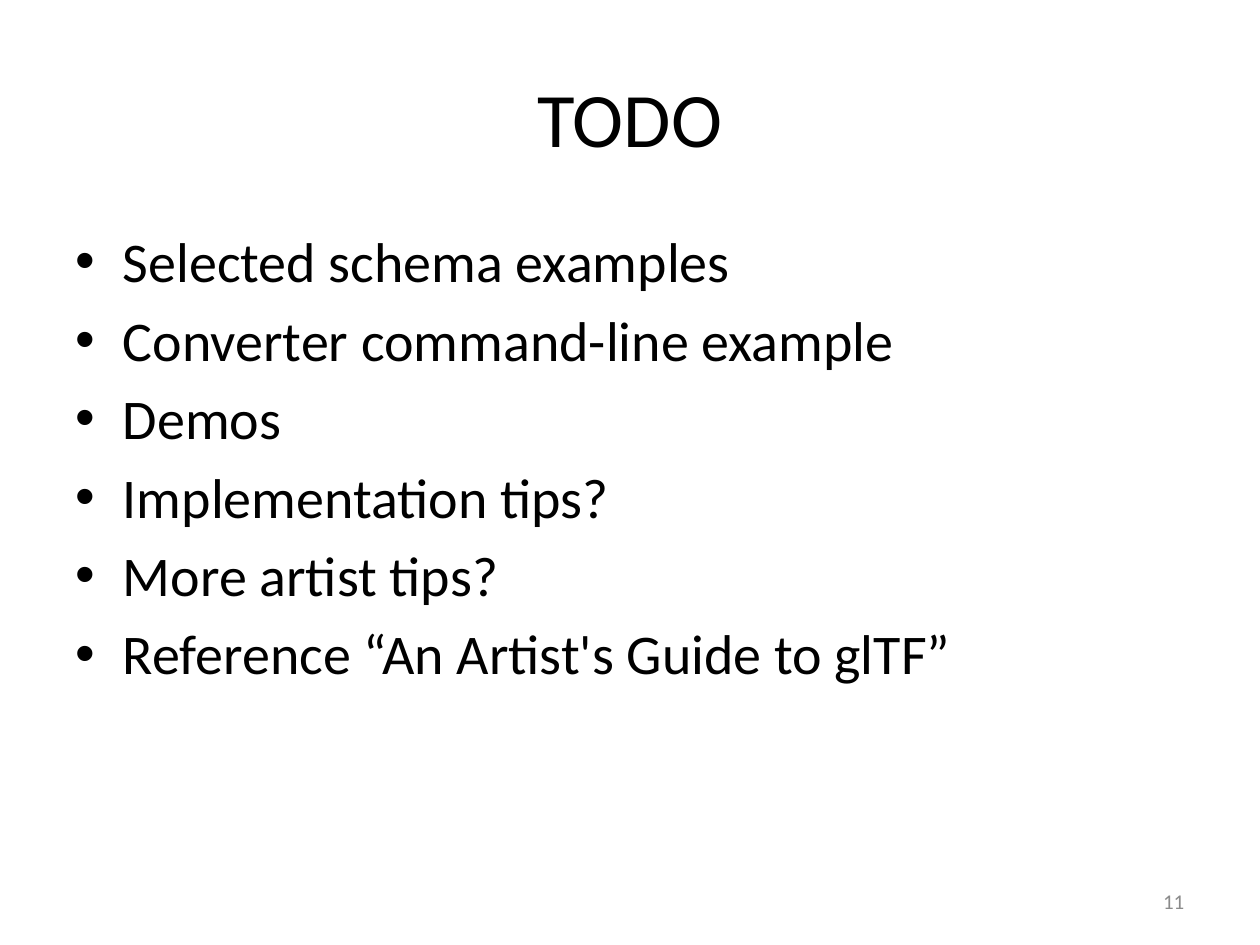
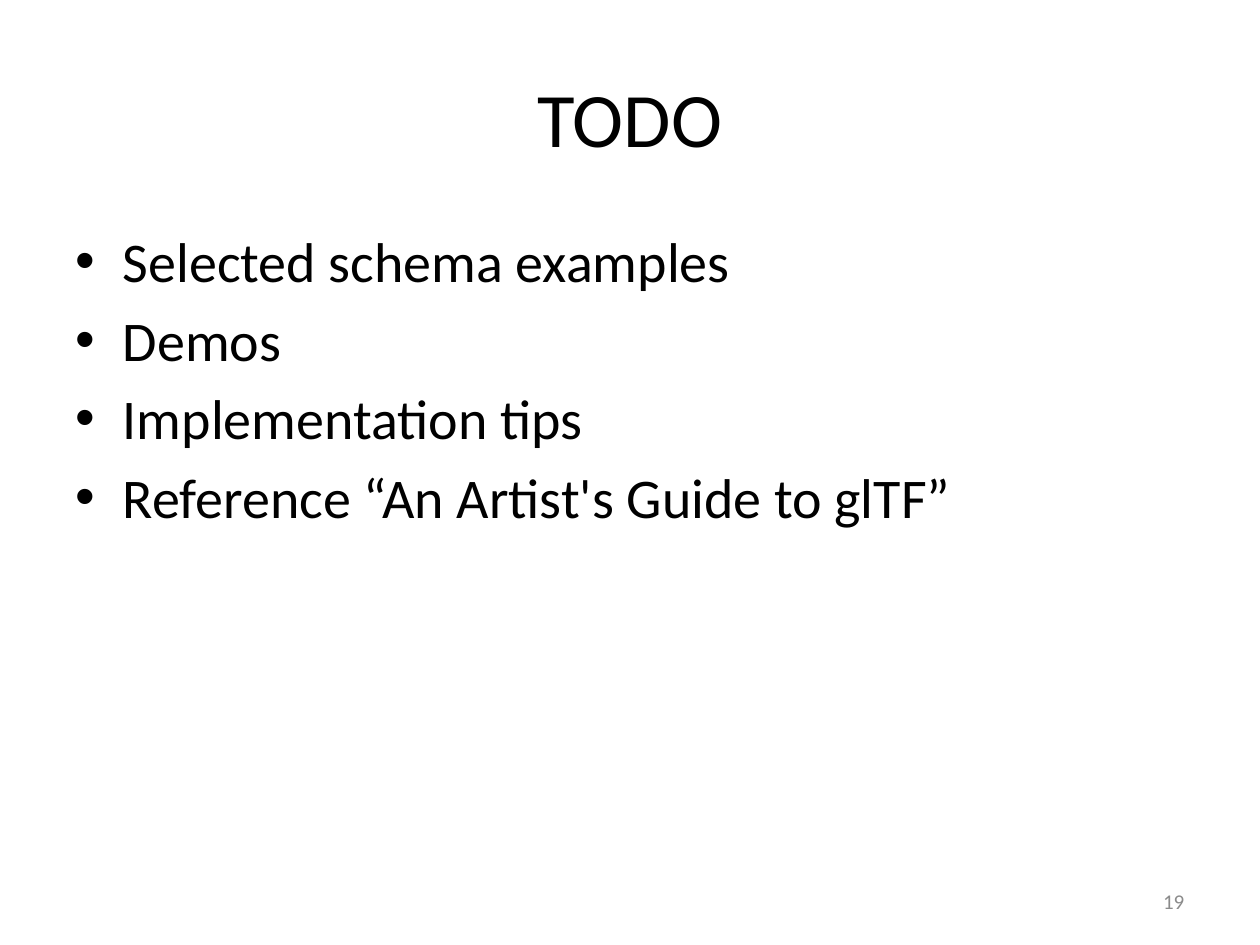
Before and after one commit to pjcozzi/Articles, a slide deck: slide 19 of WebGLContentPipeline/WebGLContentPipelineWithglTF.pptx (slide 11 before the commit). Drawn at 1260x945 pixels with LibreOffice and Linux fonts; fonts in the diff are those of the drawing. Boxes give left, top, right and bottom in pixels: in the first picture for what was removed or moved away, otherwise in the second. Text is boxed around its words. In the diff, an @@ line names an element or a change of style, - is before the commit and + after.

```diff
--- a/WebGLContentPipeline/WebGLContentPipelineWithglTF.pptx
+++ b/WebGLContentPipeline/WebGLContentPipelineWithglTF.pptx
@@ text at [123,322,894,370]: paragraph removed @@
-• Converter command-line example
@@ text at [123,400,582,448]: text changed @@
-• Implementation tips?
-• More artist tips?
+• Implementation tips
@@ page number at [1163,895,1184,909]: text changed @@
-11
+19
```
Also in this commit, not shown: 7 other slides changed, 1 slide added, 11 slides removed.
